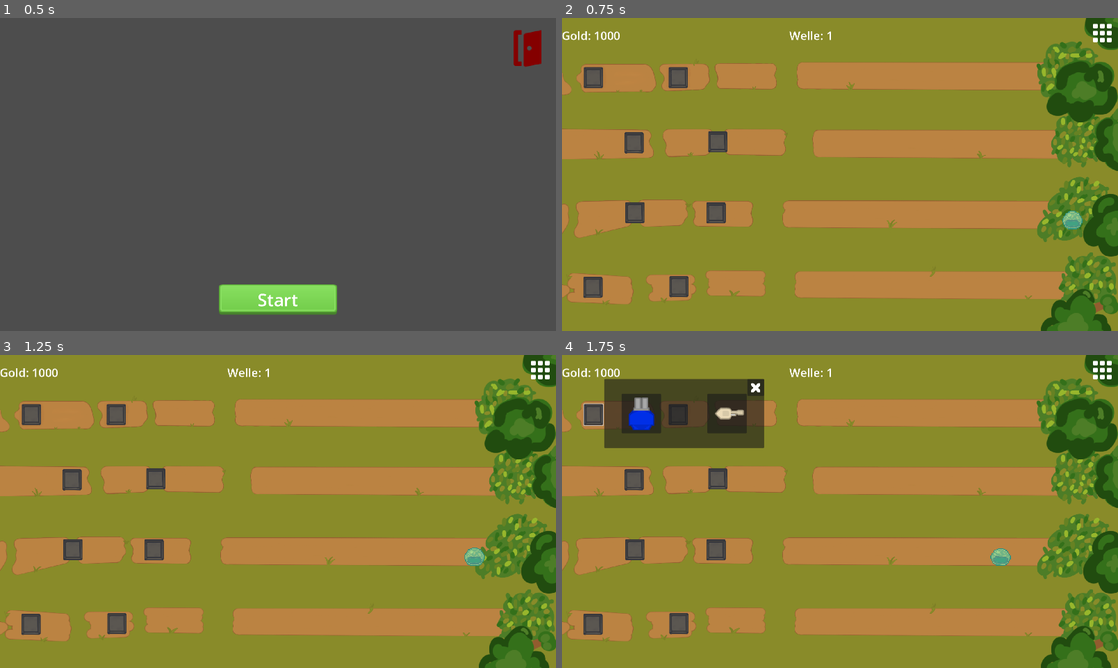
Above: before the commit, frames 1-4 (two rows, left to right).
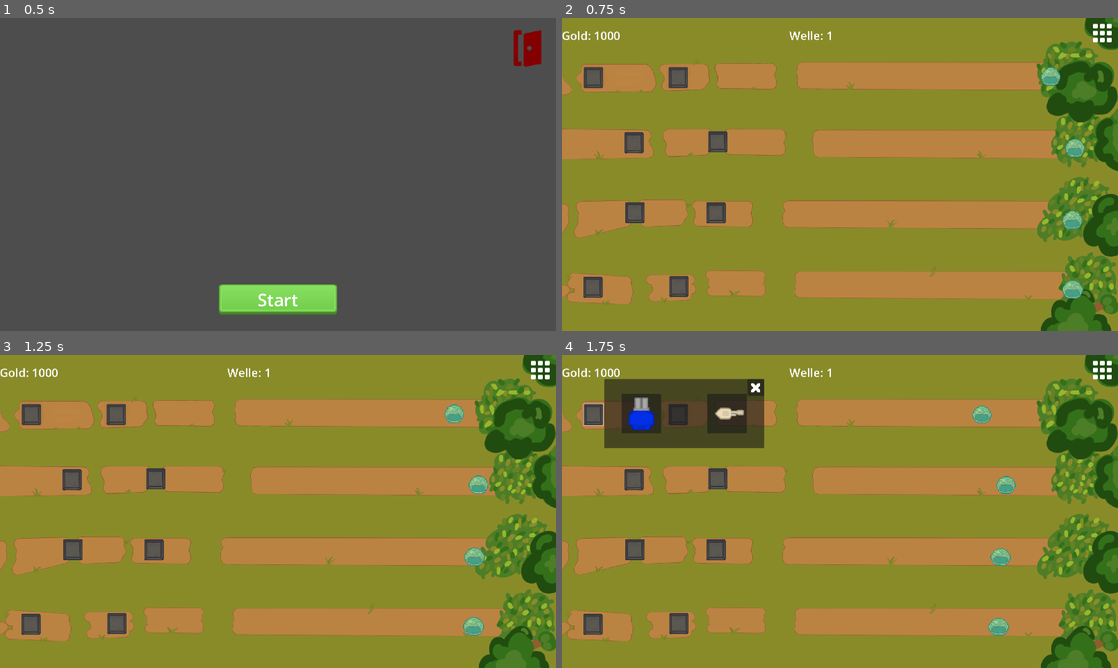
Above: after the commit, the same moments.

Repository: Silas-D/Startprojekt-SM5
Game: Godot game, scene res://Game/UI/mainmenu/main_menu.tscn
Same seed, same stepped clock (60 frames per second), same inputs: the game is played once before the commit and once after it.
Inputs (mouse positions are in pixels of both pictures, inside the frame that each line leads up to):
- Up to frame 1 (0.5 s): no input
- Up to frame 2 (0.75 s): click "Start" at 0.5 s
- Up to frame 3 (1.25 s): no input
- Up to frame 4 (1.75 s): click (595, 414) at 1.25 s

Frame 1 is identical in both runs. In frame 2, 0.5% of the frame differs, in the area x 86-94%, y 15-90%; in frame 3, 0.5%, in the area x 80-88%, y 15-90%; in frame 4, 0.5%.

Commit message:
wave weiter2

Diff:
--- a/Game/main.gd
+++ b/Game/main.gd
@@ -72,10 +72,13 @@
 	# : Array) -> void
 	for i in wave_data:
 		var new_enemy = load("res://Game/Enemy/slime1/" + i[0] + ".tscn").instantiate()
-		map_node3.add_child(new_enemy)
-		map_node2.add_child(new_enemy)
-		map_node3.add_child(new_enemy)
-		map_node4.add_child(new_enemy)
+		map_node1.add_child(new_enemy, true)
+		new_enemy = load("res://Game/Enemy/slime1/" + i[0] + ".tscn").instantiate()
+		map_node2.add_child(new_enemy, true)
+		new_enemy = load("res://Game/Enemy/slime1/" + i[0] + ".tscn").instantiate()
+		map_node3.add_child(new_enemy, true)
+		new_enemy = load("res://Game/Enemy/slime1/" + i[0] + ".tscn").instantiate()
+		map_node4.add_child(new_enemy, true)
 		#await <- Nicht nötig
 		get_tree().create_timer(i[1])
 
